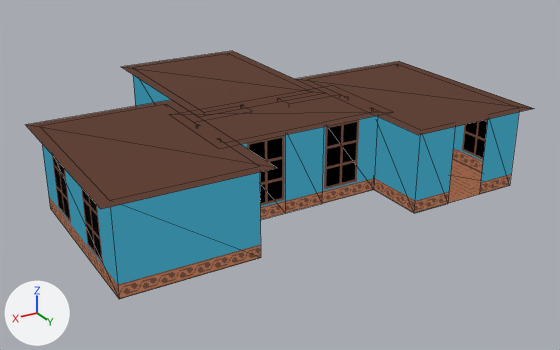
Before and after pictures for a commit that changed the glTF model res/interiors/mansion.glb.
The view is the same before and after, from a camera (50 mm lens) standing at (17.5, 28.5, 15.5) and looking at (-0.8, -2.1, 0.2). Lighting does not change. The marker at lower left points along +X, +Y and +Z. Mesh edges are drawn as thin lines. Where no turn or scale is listed for an object, it has been applied to the vertices. Vertices at the same position are counted once.

Objects in the first picture: 'bedroom', 'entrance', 'hallway', 'office'.
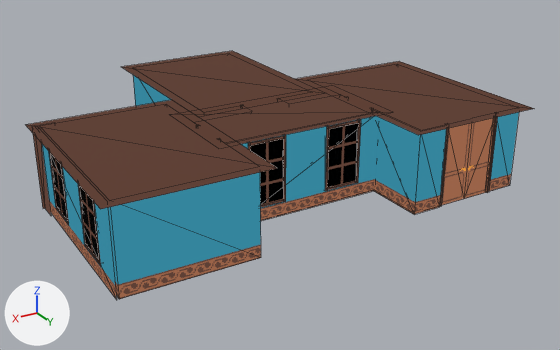
Diff of the bpy script that builds the scene:
```diff
--- a/res/interiors/mansion.glb.py
+++ b/res/interiors/mansion.glb.py
@@ me_cube_003 @@
 # used by ob_hallway; location = (0.0, 0.0, 0.0)
-me_cube_003.from_pydata(...)  # 64 vertices, 80 faces; spans x -4.5..4.5, y -3.0..2.0, z 0.0..4.0
+me_cube_003.from_pydata(...)  # 130 vertices, 154 faces; spans x -4.5..4.5, y -3.0..2.0, z 0.0..4.0
+# me_cube_003 part 1
+# 2 vertices are removed from x -1.0..1.0, y 1.5, z 4.0
+# 6 faces are deleted
+# 36 vertices are added at x -4.0..4.0, y 1.12..1.62, z 0.0..4.0
+# 22 new vertices lie (0.0, 0.13, 0.0) away from vertices in x -2.94..2.94, y 1.49, z 0.67..3.81
+# 10 new vertices lie (0.0, 0.0, 0.13) away from vertices in x -2.94..2.94, y 1.12..1.62, z 0.67..3.68
+# 80 new faces join them
 me_cube_003.materials.append(mat_interior)
@@ me_cube_006 @@
 # used by ob_bedroom; location = (7.0, 0.0, 0.0)
-me_cube_006.from_pydata(...)  # 32 vertices, 38 faces; spans x -3.5..3.5, y -5.0..5.0, z 0.0..4.0
+me_cube_006.from_pydata(...)  # 112 vertices, 120 faces; spans x -3.5..3.5, y -5.0..5.0, z 0.0..4.0
+# me_cube_006 part 5
+# 6 faces are deleted
+# 42 vertices are added at x 2.3..3.3, y -4.65..4.5, z 0.0..4.0
+# 24 new vertices lie (0.13, 0.0, 0.0) away from vertices in x 2.98, y -2.93..2.95, z 0.67..3.81
+# 8 new vertices lie (0.5, 0.0, 0.0) away from vertices in x 2.61, y -2.93..2.95, z 0.67..0.8
+# 6 new vertices lie (0.0, 0.0, 4.0) away from vertices in x 2.3..3.3, y -4.65..4.5, z 0.0
+# 88 new faces join them
 me_cube_006.materials.append(mat_interior)
@@ me_cube_017 @@
 # used by ob_entrance; location = (-7.0, 0.0, 0.0)
 # verts and faces of me_cube_017; kept vertices keep their numbers, new ones are numbered from 20
 # before: 12 (-1.0, 4.5, 4.0) at pixel (488, 114), 13 (1.0, 4.5, 4.0) at pixel (455, 122), 14 (1.0, 4.5, 0.0) at pixel (447, 203), 15 (-1.0, 4.5, 0.0) at pixel (479, 194)
-me_cube_017.from_pydata(...)  # 20 vertices, 16 faces; spans x -3.5..3.5, y -5.0..4.96, z 0.0..4.0
+me_cube_017.from_pydata(...)  # 50 vertices, 48 faces; spans x -3.5..3.5, y -5.0..4.96, z 0.0..4.0
+# me_cube_017 part 2: a new loose piece, a box spanning x 1.44..1.56, y 4.44..4.56, z 0.0..4.0, in mat_interior
+# me_cube_017 part 3: a new loose piece, a box spanning x -1.56..-1.44, y 4.44..4.56, z 0.0..4.0, in mat_interior
+# me_cube_017 part 4
+verts[12] = (-1.5, 4.5, 4.0)  # moved, pixel (496, 112)
+verts[15] = (-1.5, 4.5, 0.0)  # moved, pixel (487, 192)
+verts[13] = (1.5, 4.5, 4.0)  # moved, pixel (446, 124)
+verts[14] = (1.5, 4.5, 0.0)  # moved, pixel (439, 205)
+verts[20] = (3.1, 4.6, 0.0)  # pixel (414, 214)
+verts[21] = (3.1, 1.1, 0.0)
+verts[22] = (1.6, 4.6, 0.0)  # pixel (439, 207)
+verts[23] = (-1.5, 4.5, 0.0)  # pixel (487, 192)
+verts[24] = (0.0, 4.5, 0.0)  # pixel (463, 198)
+verts[25] = (1.5, 4.5, 0.0)  # pixel (439, 205)
+verts[26] = (0.0, 4.5, 0.0)  # pixel (463, 198)
+for new, old in zip([*range(27, 34)], [*range(20, 27)]): verts[new] = verts[old] + (0.0, 0.0, 4.0)
+faces += [(20, 27, 22), (22, 27, 29), (20, 21, 28), (20, 28, 27), (23, 24, 30), (24, 31, 30)]
+faces += [(26, 32, 33), (25, 32, 26)]
 me_cube_017.materials.append(mat_interior)
```

Where the change shows, as pixel boxes [x1, y1, x2, y2] in the pictures (560 x 350 px):
'bedroom', reshaped: before [26, 100, 277, 299]; after [26, 100, 277, 300]
'entrance', reshaped: before [296, 61, 534, 213]; after [296, 61, 534, 214]
'hallway', reshaped: before [170, 86, 393, 220]; after [170, 86, 393, 221]
part 1 of me_cube_003, built on: before [241, 116, 378, 220]; after [241, 116, 378, 221]
part 2 of me_cube_017, added: after [440, 124, 449, 206]
part 3 of me_cube_017, added: after [486, 112, 498, 193]
part 4 of me_cube_017, built on: before [415, 112, 519, 213]; after [374, 112, 519, 214]
part 5 of me_cube_006, built on: before [110, 173, 261, 299]; after [33, 134, 261, 300]
